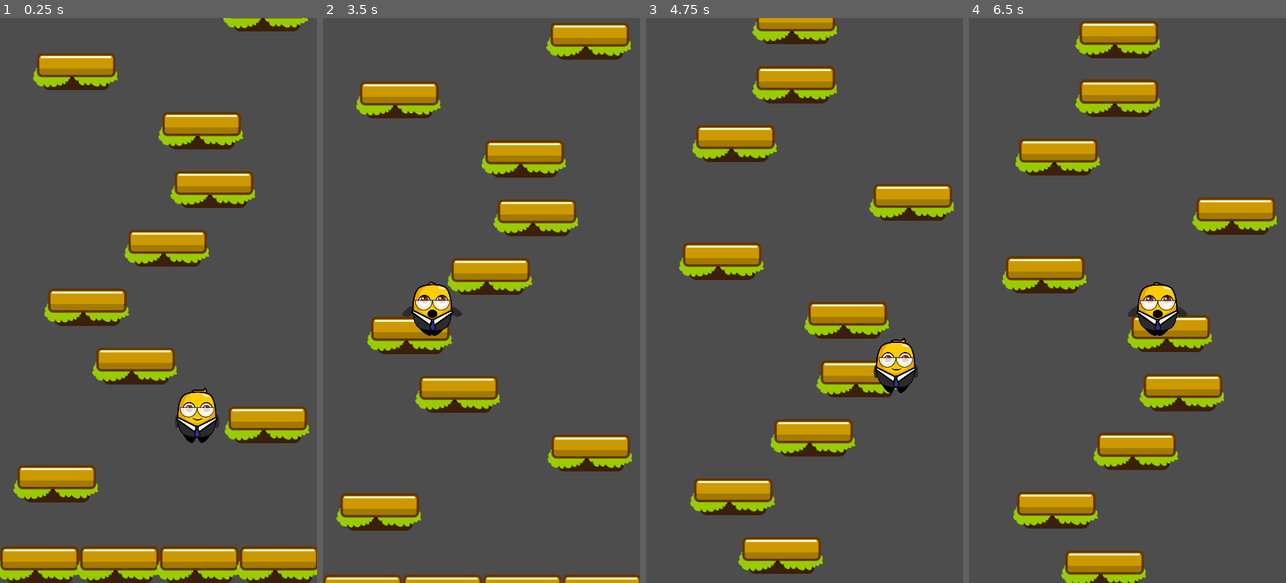
Above: before the commit, frames 1-4 (left to right).
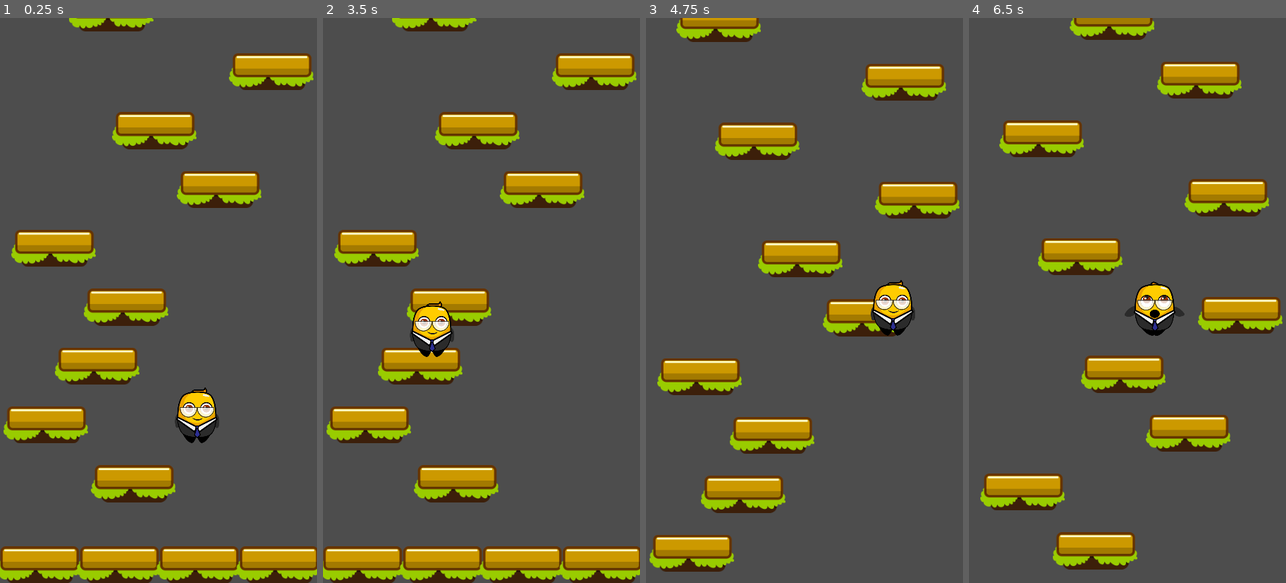
Above: after the commit, the same moments.

Repository: Nhanth123/jumper-mobile
Game: Godot game, scene res://scenes/game.tscn
Two runs of this game, one before a commit and one after it. Both use one fixed random seed, a clock stepped at 60 frames per second and the inputs below.
Inputs:
- Up to frame 1 (0.25 s): no input
- Up to frame 2 (3.5 s): hold D (move_right) 0.53-1.28 s; hold A (move_left) 1.28-2.03 s; hold D (move_right) from 2.03 s (still down)
- Up to frame 3 (4.75 s): release D (move_right) at 3.53 s; hold A (move_left) from 3.53 s (still down)
- Up to frame 4 (6.5 s): release A (move_left) at 5.78 s; hold D (move_right) from 5.78 s (still down)

The runs differ from the first frame. In frame 1, 20% of the frame differs, in the area x 1-99%, y 0-86%; in frame 2, 33%, in the area x 0-100%, y 0-100%; in frame 3, 23%; in frame 4, 27%.

Commit message:
Feature: creating ground and level for player.

Diff:
--- a/scripts/game.gd
+++ b/scripts/game.gd
@@ -10,35 +10,18 @@
 var start_position_y
 var y_distance_between_platforms = 100
 var level_size = 50
+var viewport_size
+var generated_plaform_count = 0
 
 func _ready():
 	camera = camera_scene.instantiate()
 	camera.setup_camera($Player)
 	add_child(camera)
 
-	# Creating the ground
-	var viewport_size = get_viewport_rect().size
-
-	platform_width = 136
-	var ground_layer_platform_count = (viewport_size.x / platform_width) + 1
-
-	for i in range(ground_layer_platform_count):
-		var ground_location = Vector2(i * platform_width , viewport_size.y - ground_layer_y_offset)
-		create_platform(ground_location)
-
-	#Generate the rest of level
-	print(viewport_size.y)
-	var start_position_y = viewport_size.y - (y_distance_between_platforms * 2)
-
-	for i in range(level_size):
-		var max_x_position = viewport_size.x - platform_width
-		var random_x = randf_range(0.0, max_x_position)
-
-		var location : Vector2
-		location.x = random_x
-		location.y = start_position_y - (y_distance_between_platforms * i)
-		print(location)
-		create_platform(location)
+	viewport_size = get_viewport_rect().size
+	generated_plaform_count = 0
+	start_position_y = viewport_size.y - (y_distance_between_platforms * 2)
+	generate_level(start_position_y, true)
 
 func _process(delta):
 	if Input.is_action_just_pressed("reset"):
@@ -51,3 +34,26 @@
 	platform.global_position = location
 	platform_parent.add_child(platform)
 	return platform
+
+func generate_level(start_y: float, generate_ground: bool):
+	platform_width = 136
+
+	# Creating the ground
+	if generate_ground == true:
+		var ground_layer_platform_count = (viewport_size.x / platform_width) + 1
+
+		for i in range(ground_layer_platform_count):
+			var ground_location = Vector2(i * platform_width , viewport_size.y - ground_layer_y_offset)
+			create_platform(ground_location)
+
+	#Generate the rest of level
+	for i in range(level_size):
+		var max_x_position = viewport_size.x - platform_width
+		var random_x = randf_range(0.0, max_x_position)
+
+		var location : Vector2
+		location.x = random_x
+		location.y = start_y - ( y_distance_between_platforms * i )
+		create_platform(location)
+		generated_plaform_count += 1
+	print(generated_plaform_count)
